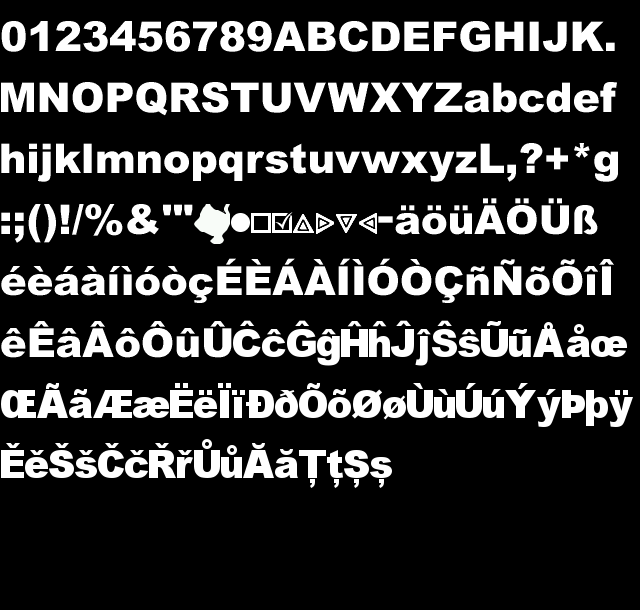
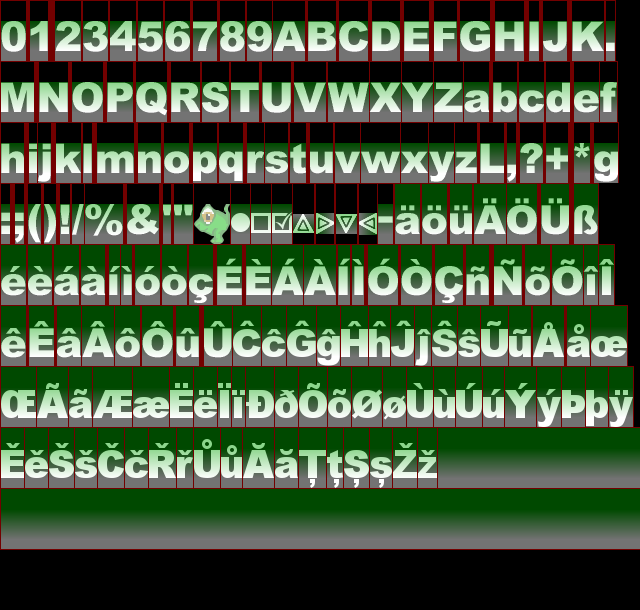
Layers edited between the first and the second 640px x 610px image:
"Leere Ebene": opacity 100% → 55%, painted on it over [0, 0, 640, 550]
painted on "Hintergrund" over [417, 305, 640, 488]
